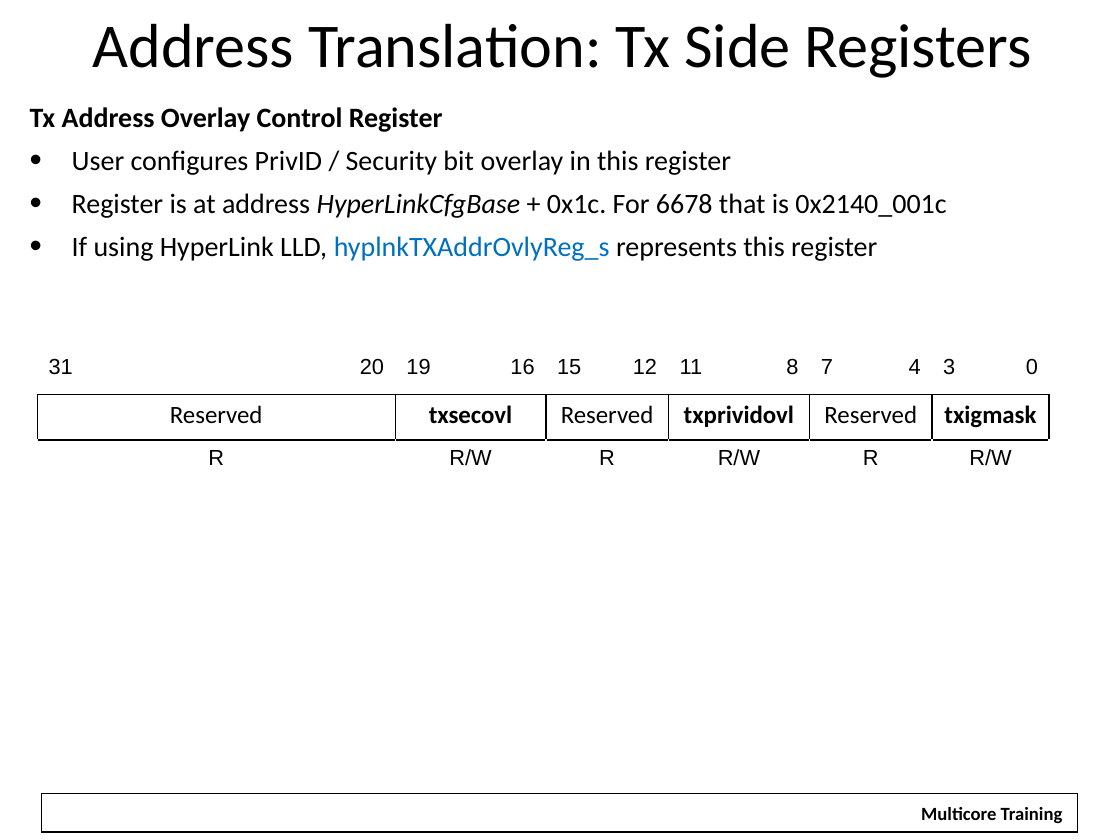
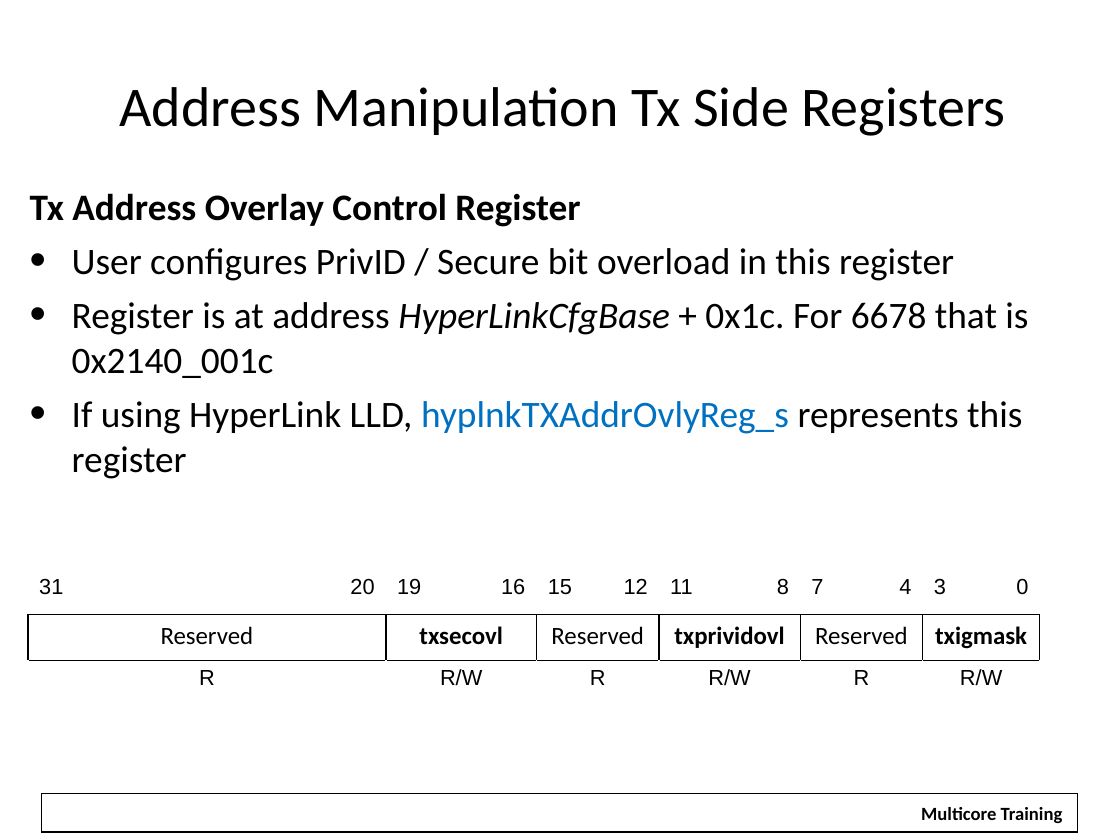
Before and after one commit to hari1989/keystone-workshop, a slide deck: slide 18 of slides/Intro to Hyperlink.pptx (slide 19 before the commit). Drawn at 1120x840 pixels with LibreOffice and Linux fonts; fonts in the diff are those of the drawing; background and template pictures are left out. Boxes give left, top, right and bottom in pixels: in the first picture for what was removed or moved away, otherwise in the second. Text is boxed around its words. In the diff, an @@ line names an element or a change of style, - is before the commit and + after.

Commit message:
Insert latest address translation

```diff
--- a/slides/Intro to Hyperlink.pptx
+++ b/slides/Intro to Hyperlink.pptx
@@ text at (120,87,1006,136): text changed; size 40 to 36 pt @@
-Address Translation: Tx Side Registers
+Address Manipulation Tx Side Registers
@@ text "Tx Address Overlay Control Register": place and size @@
-text "Tx Address Overlay Control Register" at (30,107,946,261)
+text "Tx Address Overlay Control Register" at (30,193,1028,479)
@@ text at (30,193,1028,479): size 18 to 24 pt in "Tx Address Overlay Control Register", "Register is at address HyperLinkCfgBase + 0x1c. ...", "If using HyperLink LLD, hyplnkTXAddrOvlyReg_s represents thi ..." @@
@@ text at (72,248,954,281): text changed; size 18 to 24 pt @@
-• User configures PrivID / Security bit overlay in this register
+• User configures PrivID / Secure bit overload in this register
@@ table: place and size @@
-table at (37,349,1051,486)
+table at (28,569,1042,706)
```
Also in this commit, not shown: 20 other slides changed, 1 slide added, 2 slides removed.
